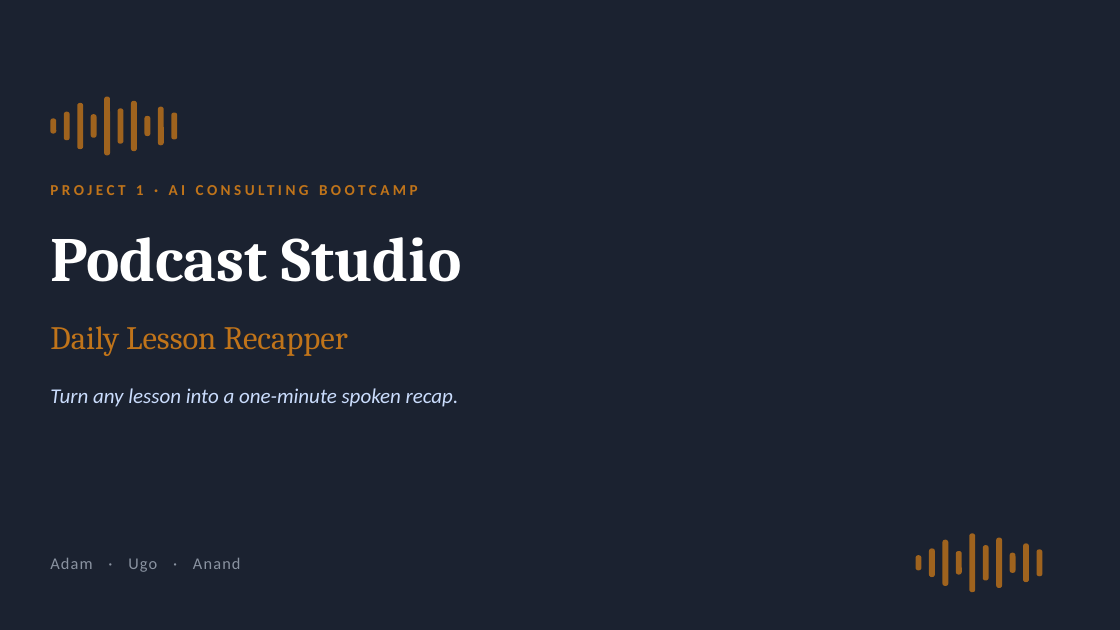
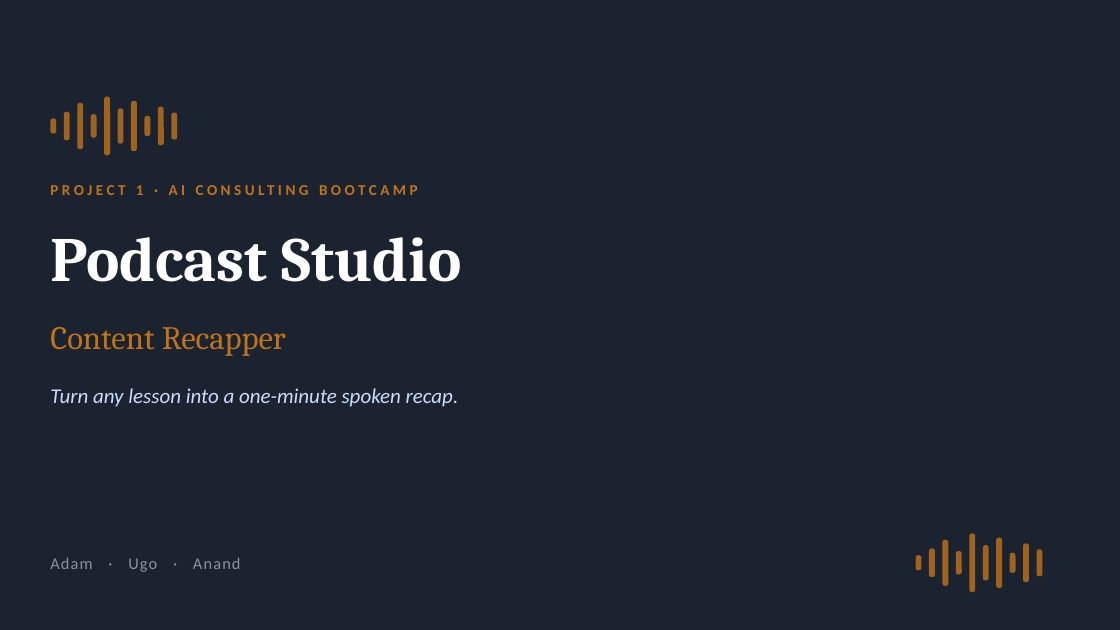
Before and after one commit to nyelugo/PROJECT-Podcast-Studio, a slide deck: slide 1 of Podcast-Studio-Presentation.pptx. Drawn at 1120x630 pixels with LibreOffice and Linux fonts; fonts in the diff are those of the drawing. Boxes give left, top, right and bottom in pixels: in the first picture for what was removed or moved away, otherwise in the second. Text is boxed around its words. In the diff, an @@ line names an element or a change of style, - is before the commit and + after.

```diff
--- a/Podcast-Studio-Presentation.pptx
+++ b/Podcast-Studio-Presentation.pptx
@@ text at box(50, 327, 286, 356): text changed @@
-Daily Lesson Recapper
+Content Recapper
```
Also in this commit, not shown: 1 other slide changed.
